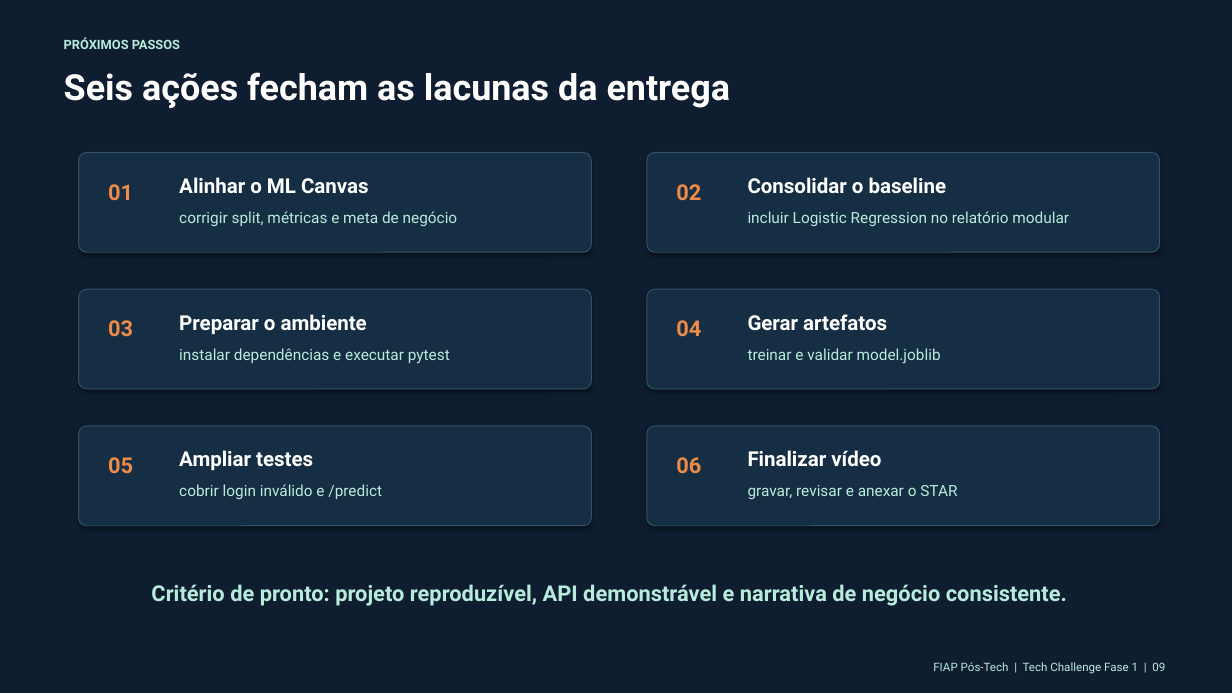
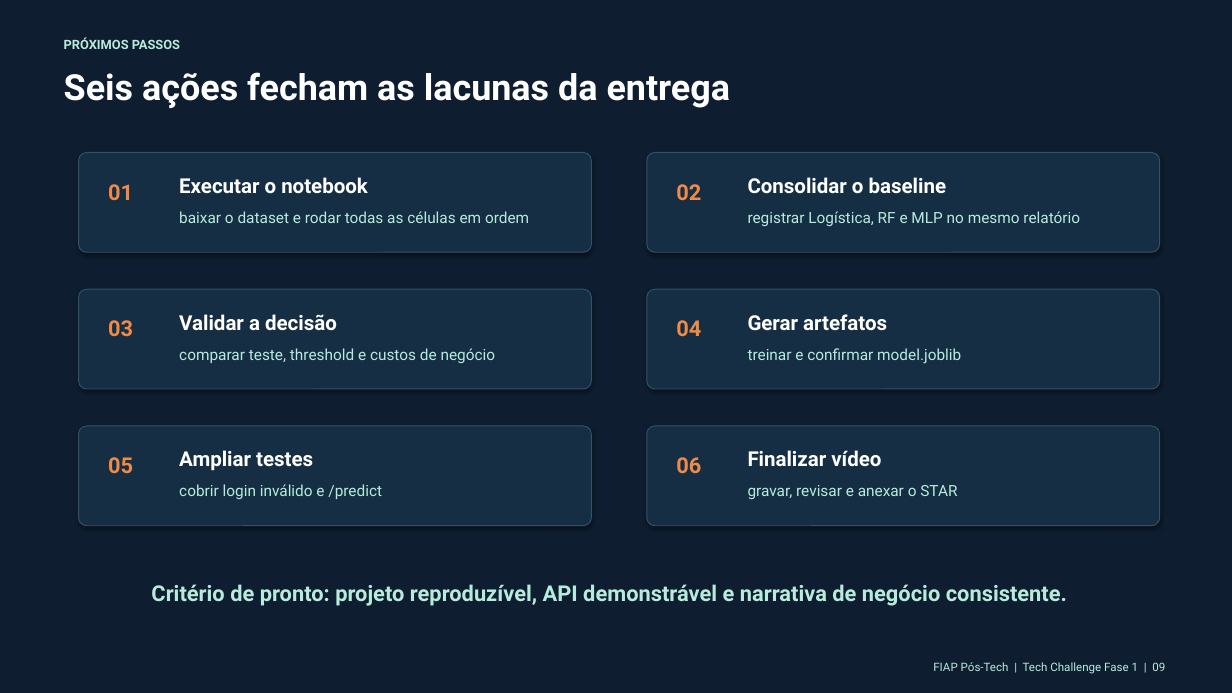
Before and after one commit to SamuelCambui/trabalho-final-fase-1, a slide deck: slide 9 of docs/apresentacao_projeto_churn.pptx. Drawn at 1232x693 pixels with LibreOffice and Linux fonts; fonts in the diff are those of the drawing. Boxes give left, top, right and bottom in pixels: in the first picture for what was removed or moved away, otherwise in the second. Text is boxed around its words. In the diff, an @@ line names an element or a change of style, - is before the commit and + after.

```diff
--- a/docs/apresentacao_projeto_churn.pptx
+++ b/docs/apresentacao_projeto_churn.pptx
@@ text at box(179, 177, 368, 194): text changed @@
-Alinhar o ML Canvas
+Executar o notebook
@@ text at box(179, 211, 529, 223): text changed @@
-corrigir split, métricas e meta de negócio
+baixar o dataset e rodar todas as células em ordem
@@ text at box(748, 211, 1080, 226): text changed @@
-incluir Logistic Regression no relatório modular
+registrar Logística, RF e MLP no mesmo relatório
@@ text at box(179, 314, 337, 331): text changed @@
-Preparar o ambiente
+Validar a decisão
@@ text at box(179, 348, 496, 363): text changed @@
-instalar dependências e executar pytest
+comparar teste, threshold e custos de negócio
@@ text at box(748, 348, 961, 364): text changed @@
-treinar e validar model.joblib
+treinar e confirmar model.joblib
```
Also in this commit, not shown: 9 other slides changed, 1 other file.
